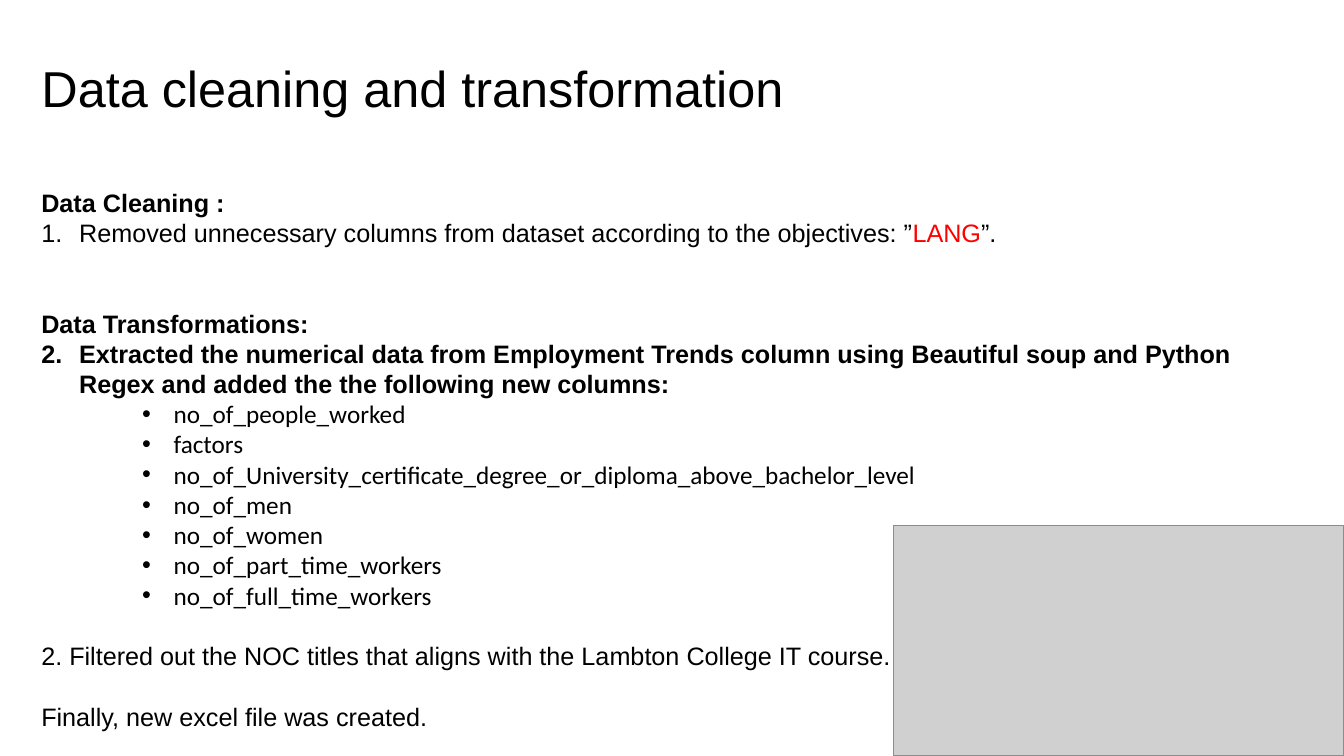
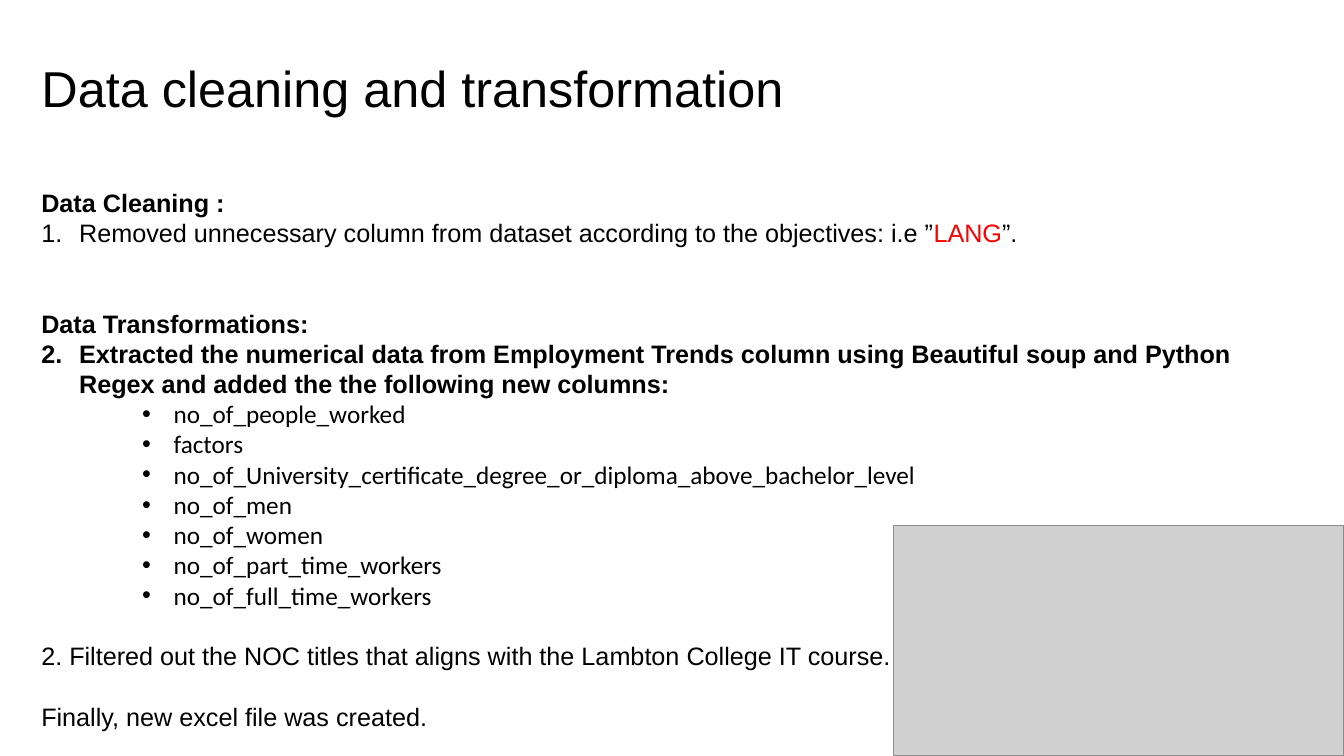
Before and after one commit to rajprasadshrestha/groupassignments, a slide deck: slide 6 of nosqldatabase/Presentation5.pptx. Drawn at 1344x756 pixels with LibreOffice and Linux fonts; fonts in the diff are those of the drawing; grey boxes stand for pictures. Boxes give left, top, right and bottom in pixels: in the first picture for what was removed or moved away, otherwise in the second. Text is boxed around its words. In the diff, an @@ line names an element or a change of style, - is before the commit and + after.

```diff
--- a/nosqldatabase/Presentation5.pptx
+++ b/nosqldatabase/Presentation5.pptx
@@ text at (79,223,1018,248): text changed @@
-1. Removed unnecessary columns from dataset according to the objectives: ”LANG”.
+1. Removed unnecessary column from dataset according to the objectives: i.e ”LANG”.
```
Also in this commit, not shown: 7 other slides changed, 1 slide added, 2 slides removed, 15 other files.
